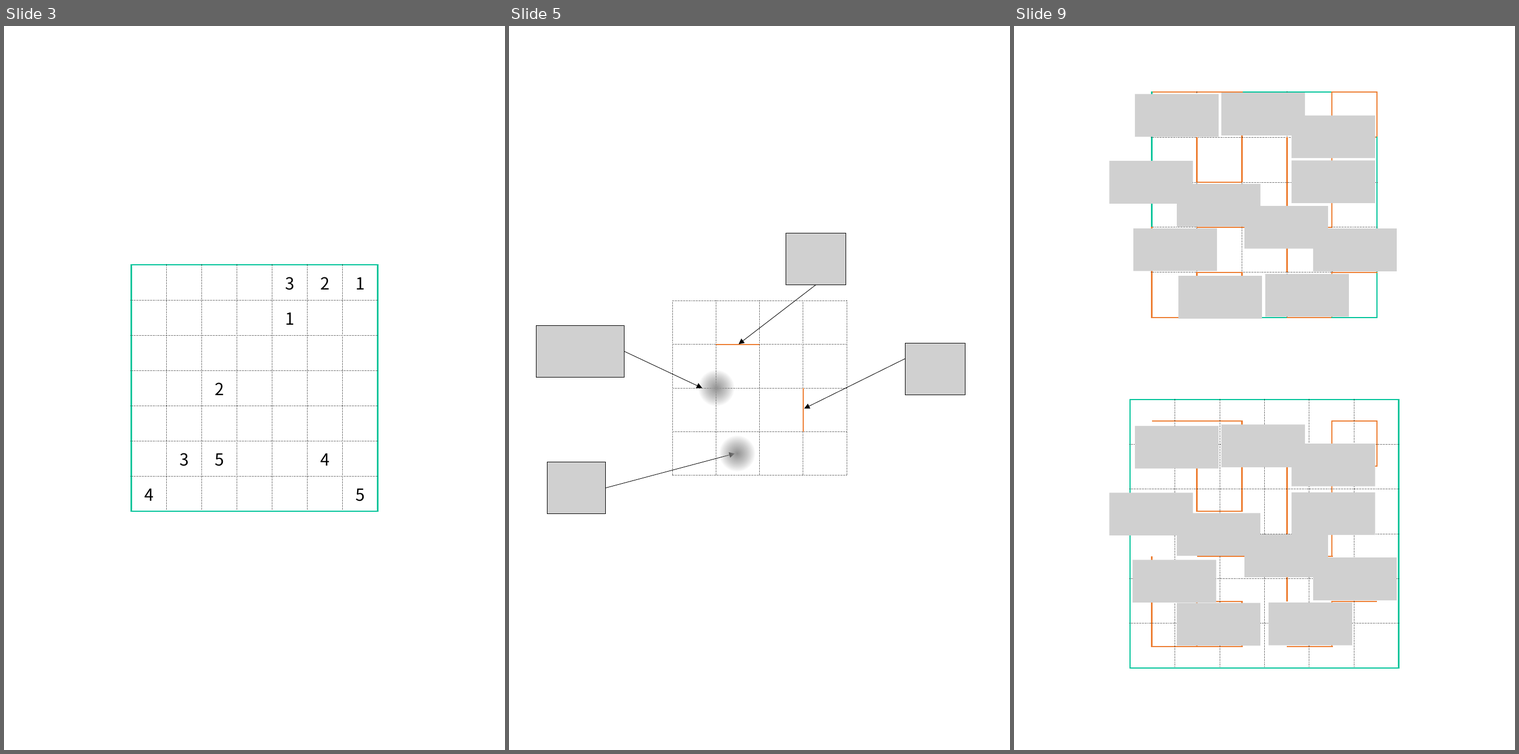
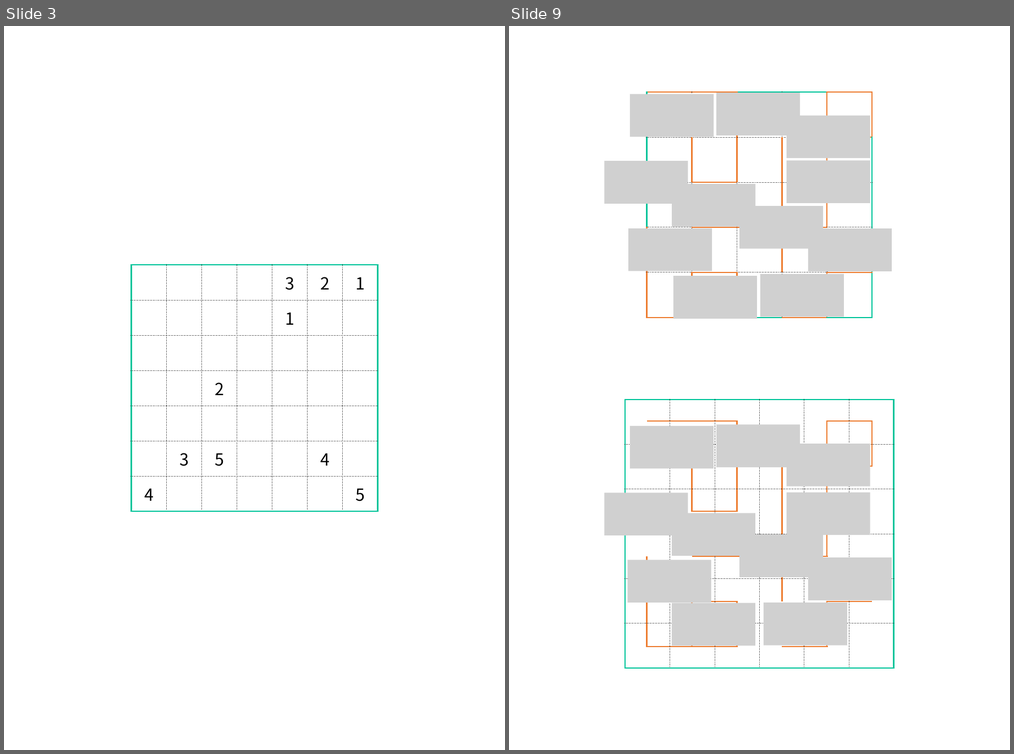
Before and after one commit to itkmaingit/Graduation_Thesis, a slide deck: making/forSVG.pptx. Shown side by side, each under a label of ours: slides 3, 5 and 9 before the commit, slides 3 and 9 after it; the slides between them are not shown. The pictures are 1519x754 and 1014x754 pixels, drawn with LibreOffice and Linux fonts; fonts in the diff are those of the drawing; grey boxes stand for pictures. Boxes give left, top, right and bottom in pixels: in the first picture for what was removed or moved away, otherwise in the second. Text is boxed around its words. In the diff, an @@ line names an element or a change of style, - is before the commit and + after.

```diff
--- a/making/forSVG.pptx
+++ b/making/forSVG.pptx
@@ slide 5 removed at (509, 26, 1010, 750), background #FFFFFF @@
@@ picture removed at (786, 233, 846, 284) @@
@@ arrow removed from (816, 284) to (739, 344) @@
@@ table removed at (672, 300, 846, 475), 4 rows, 4 columns @@
- |  |  | 
- |  |  | 
- |  |  | 
- |  |  | 
@@ picture removed at (536, 325, 624, 377) @@
@@ arrow removed from (625, 352) to (702, 388) @@
@@ picture removed at (906, 343, 966, 395) @@
@@ ellipse removed at (698, 369, 735, 406) @@
@@ arrow removed from (906, 358) to (804, 408) @@
@@ ellipse removed at (719, 435, 755, 472) @@
@@ arrow removed from (606, 487) to (735, 453) @@
@@ picture removed at (547, 462, 606, 513) @@
```
Also in this commit, not shown: 10 slides changed, 12 slides added, 3 other slides removed.
